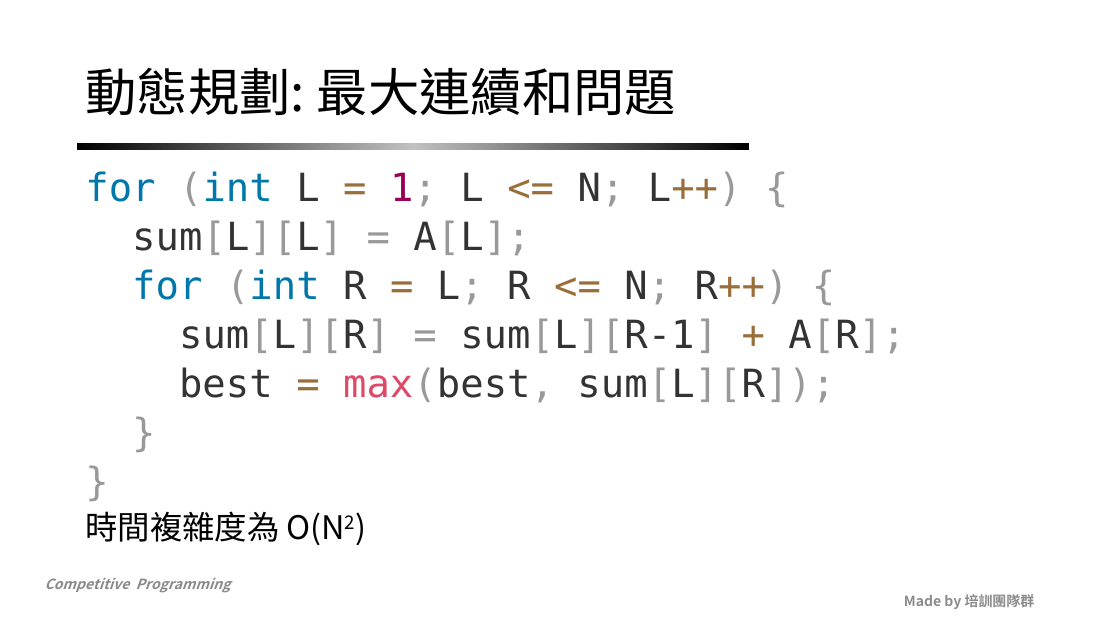
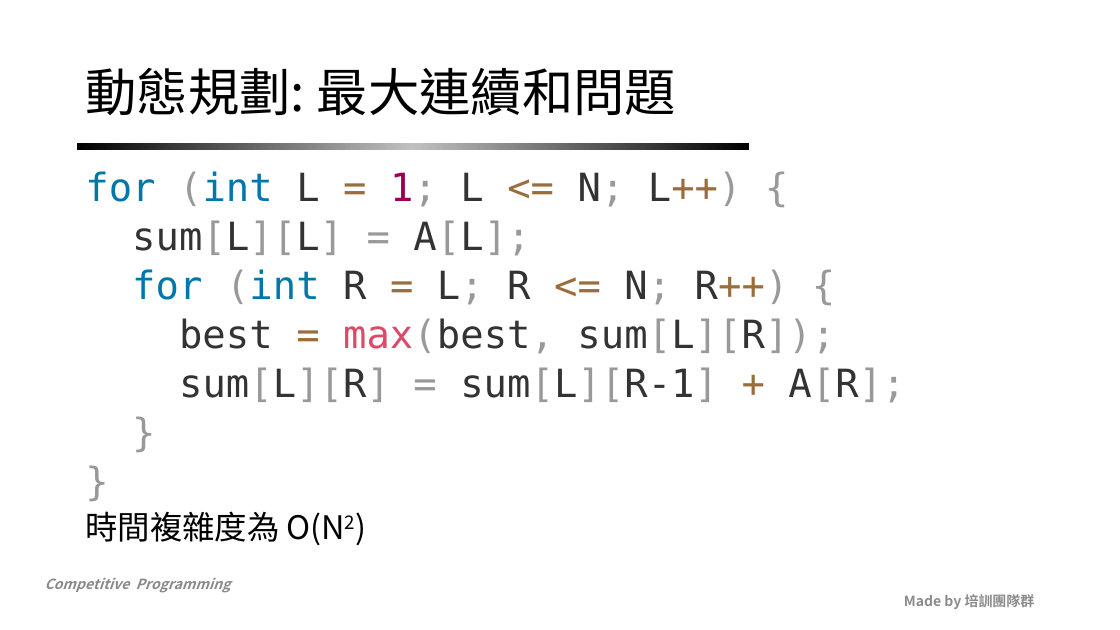
Before and after one commit to NCKUACM-Notes/nckuacm.github.io, a slide deck: slide 70 of 2019/slides/week2_1.pptx. Drawn at 1120x630 pixels with LibreOffice and Linux fonts; fonts in the diff are those of the drawing; background and template pictures are left out. Boxes give left, top, right and bottom in pixels: in the first picture for what was removed or moved away, otherwise in the second. Text is boxed around its words. In the diff, an @@ line names an element or a change of style, - is before the commit and + after.

```diff
--- a/2019/slides/week2_1.pptx
+++ b/2019/slides/week2_1.pptx
@@ text at <box>179,318,835,354</box>: paragraph added @@
+best = max(best, sum[L][R]);
@@ text at <box>179,367,835,403</box>: paragraph removed @@
-best = max(best, sum[L][R]);
```
Also in this commit, not shown: 1 other file.
